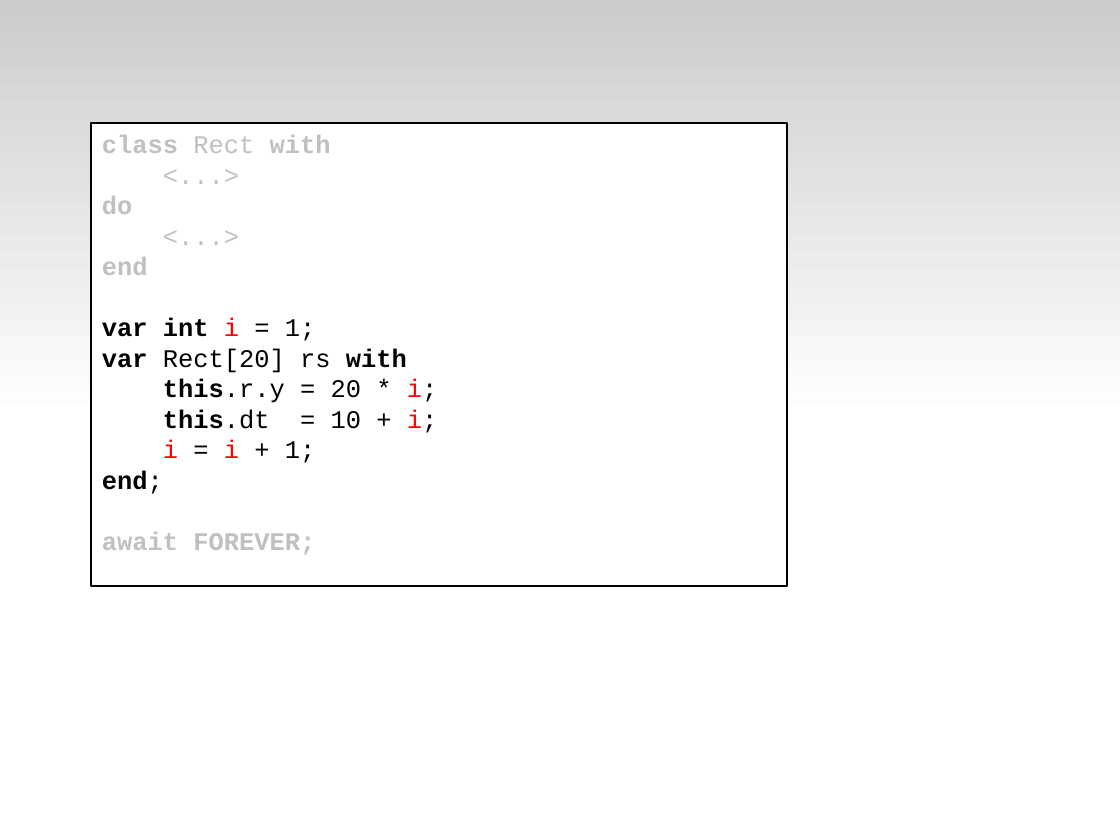
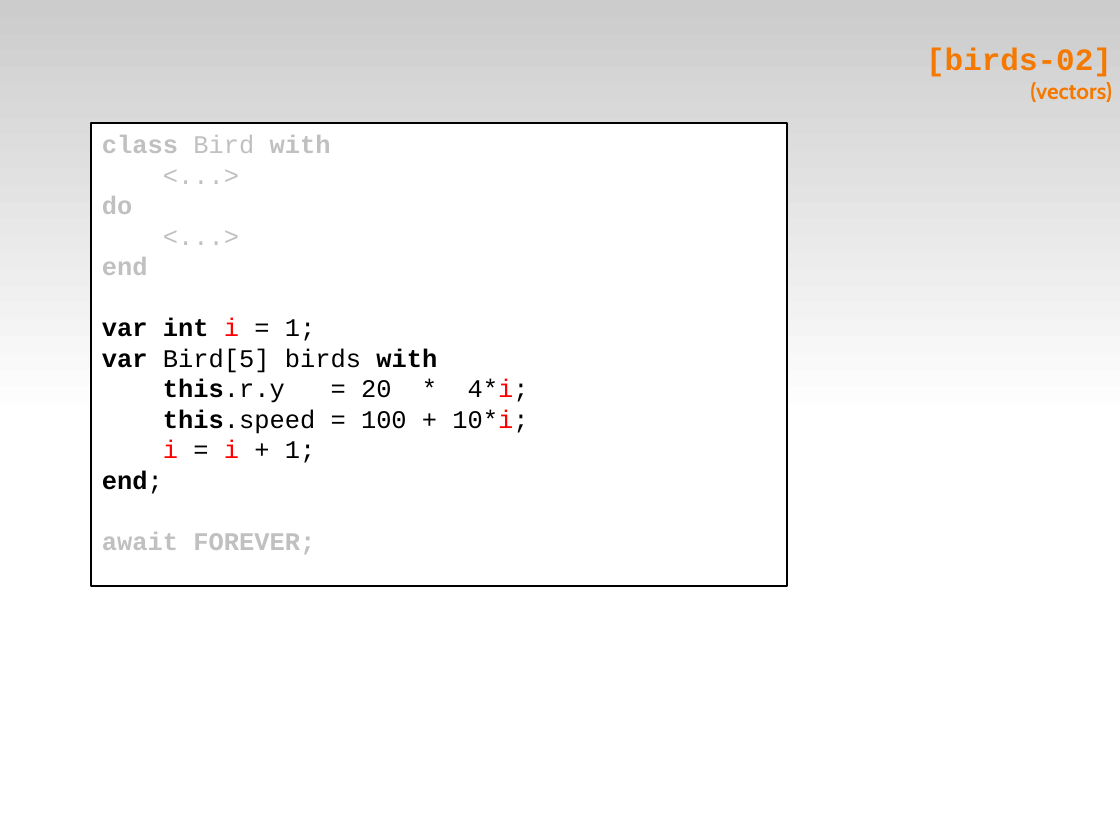
Before and after one commit to fsantanna-no/ceu-docs, a slide deck: slide 13 of ceu_stl.odp (slide 10 before the commit). Drawn at 1120x840 pixels with LibreOffice and Linux fonts; fonts in the diff are those of the drawing. Boxes give left, top, right and bottom in pixels: in the first picture for what was removed or moved away, otherwise in the second. Text is boxed around its words. In the diff, an @@ line names an element or a change of style, - is before the commit and + after.

```diff
--- a/ceu_stl.odp
+++ b/ceu_stl.odp
@@ title added at (926,48,1112,102), 22 pt, text #F57900, bold @@
+[birds-02]
+(vectors)
@@ text in rectangle at (102,135,331,153): text changed @@
-class Rect with
+class Bird with
@@ text in rectangle at (102,348,529,434): text changed @@
-var Rect[20] rs with
-this.r.y = 20 * i;
-this.dt = 10 + i;
+var Bird[5] birds with
+this.r.y = 20 * 4*i;
+this.speed = 100 + 10*i;
```
Also in this commit, not shown: 14 other slides changed, 7 slides added, 2 other files.
